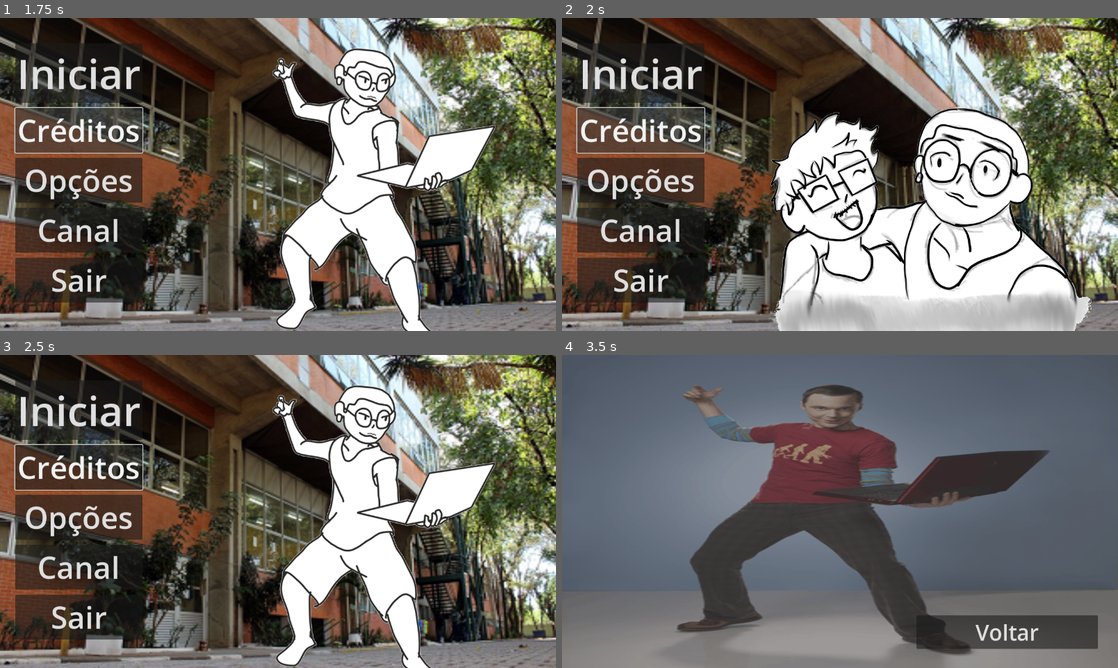
Above: before the commit, frames 1-4 (two rows, left to right).
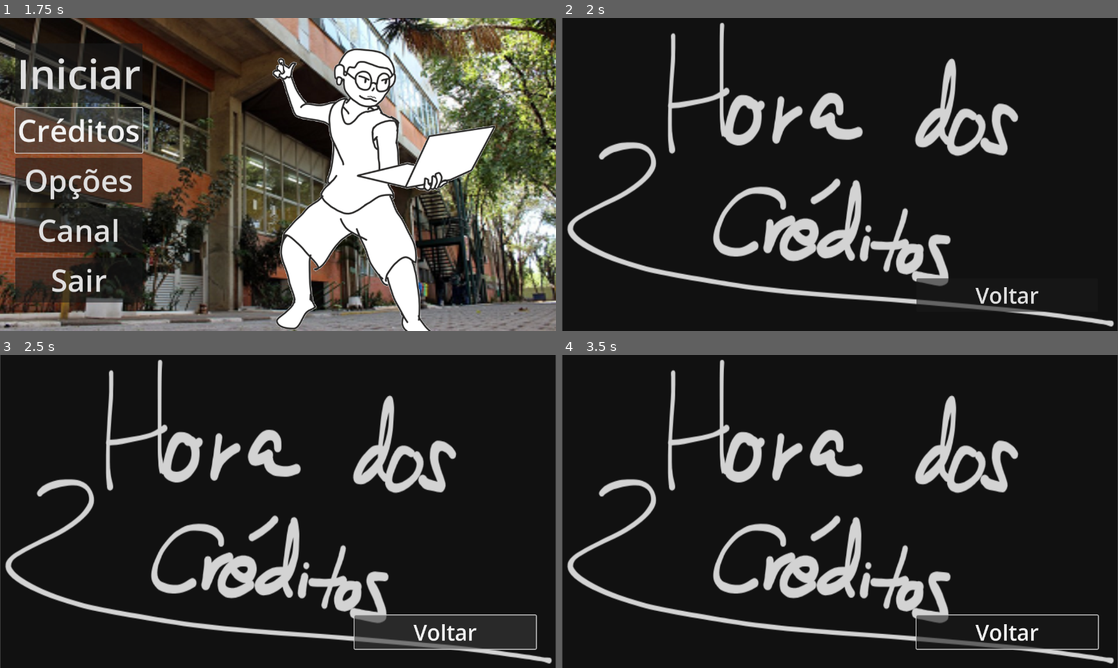
Above: after the commit, the same moments.

Repository: CaFranca/Johnrney_MAT-C
Game: Godot game, scene res://scenes/menu/main_menu.tscn
Same seed, same stepped clock (60 frames per second), same inputs: the game is played once before the commit and once after it. Sound files missing from this copy of the repository are replaced by a short silence.
Inputs (mouse positions are in pixels of both pictures, inside the frame that each line leads up to):
- Up to frame 1 (1.75 s): tap Enter at 0.5 s; move the mouse to (400, 158) at 0.52 s; hold D 0.53-1.25 s; tap W at 0.77 s; click "Créditos" at 1.25 s
- Up to frame 2 (2 s): no input
- Up to frame 3 (2.5 s): click (444, 633) at 2 s, where only the run after the commit has a clickable "Voltar"
- Up to frame 4 (3.5 s): click (639, 411) at 2.75 s, where only the run before the commit has a clickable "Iniciar"

Frame 1 is identical in both runs. In frame 2, 83% of the frame differs, in the area x 0-100%, y 0-100%; in frame 3, 82%; in frame 4, 99%.

Commit message:
Add credits scene and assets
Introduced a new credits scene (creditos.tscn) and related editor state/config files. Added creditos.png and its import metadata to assets, updated editor layout to open the credits scene, and modified main_menu.gd to support the new scene.

Diff:
--- /dev/null
+++ b/Johnrney/scenes/menu/creditos.tscn
@@ -0,0 +1,26 @@
+[gd_scene load_steps=2 format=3 uid="uid://blh118rb64a4q"]
+
+[ext_resource type="Texture2D" uid="uid://dtwjplxwm5ixu" path="res://assets/Background_images/credits/creditos.png" id="1_v6g5a"]
+
+[node name="Creditos" type="Control"]
+layout_mode = 3
+anchors_preset = 15
+anchor_right = 1.0
+anchor_bottom = 1.0
+grow_horizontal = 2
+grow_vertical = 2
+
+[node name="Sprite2D" type="Sprite2D" parent="."]
+position = Vector2(640, 359.5)
+scale = Vector2(1.5816832, 1.89267)
+texture = ExtResource("1_v6g5a")
+
+[node name="back" type="Button" parent="."]
+layout_mode = 0
+offset_left = 816.0
+offset_top = 599.0
+offset_right = 1234.0
+offset_bottom = 676.0
+size_flags_vertical = 3
+theme_override_font_sizes/font_size = 50
+text = "Voltar"
--- a/Johnrney/scripts/menu/main_menu.gd
+++ b/Johnrney/scripts/menu/main_menu.gd
@@ -28,8 +28,6 @@
 	# Inicia com idle
 
 
-
-
 # ========================================= #
 # === FUNÇÕES GENÉRICAS PARA SONS ========= #
 # ========================================= #
@@ -55,7 +53,7 @@
 func _on_credits_pressed() -> void:
 	await play_click_sound()
 
-	# ação créditos
+	get_tree().change_scene_to_file("res://scenes/menu/creditos.tscn")
 
 func _on_quit_pressed() -> void:
 	await play_click_sound()
Binary file added: Johnrney/assets/Background_images/credits/creditos.png
Not shown, added: Johnrney/assets/Background_images/credits/creditos.png.import
